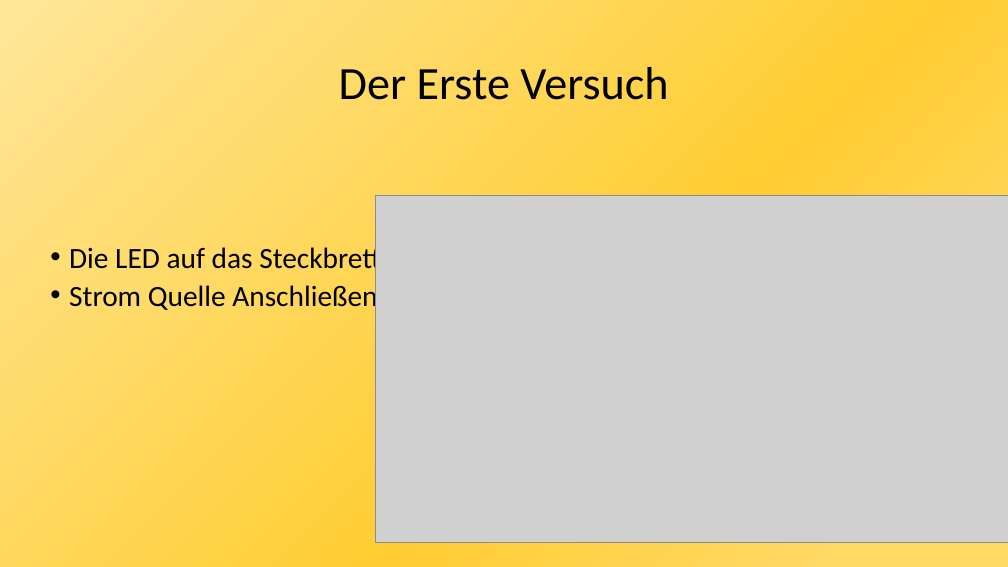
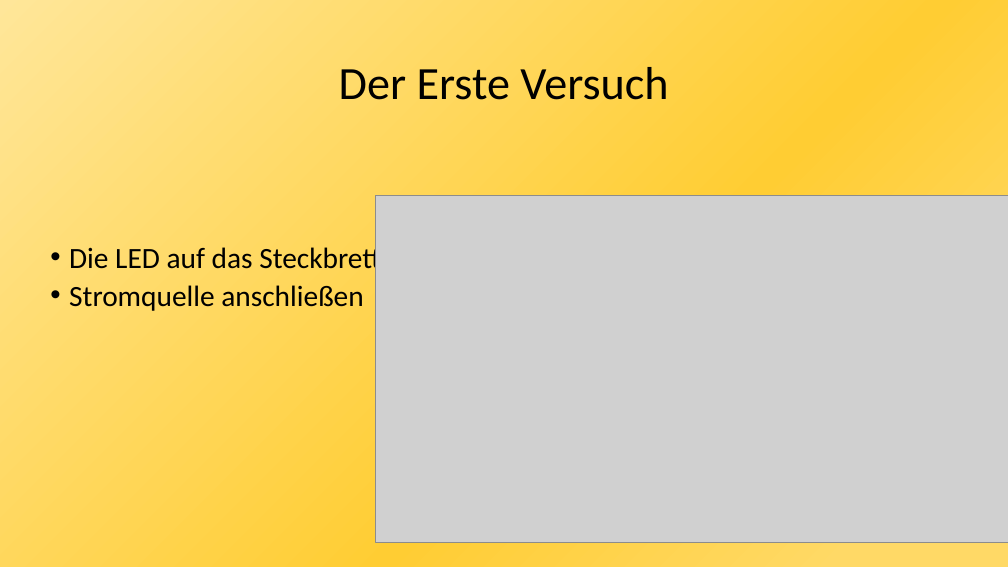
Before and after one commit to JonasHeilig/Arduino-GFS, a slide deck: slide 7 of Arduino-PP.pptx. Drawn at 1008x567 pixels with LibreOffice and Linux fonts; fonts in the diff are those of the drawing; grey boxes stand for pictures. Boxes give left, top, right and bottom in pixels: in the first picture for what was removed or moved away, otherwise in the second. Text is boxed around its words. In the diff, an @@ line names an element or a change of style, - is before the commit and + after.

```diff
--- a/Arduino-PP.pptx
+++ b/Arduino-PP.pptx
@@ text at (69,285,363,311): text changed @@
-• Strom Quelle Anschließen
+• Stromquelle anschließen
```
Also in this commit, not shown: 4 other slides changed.
